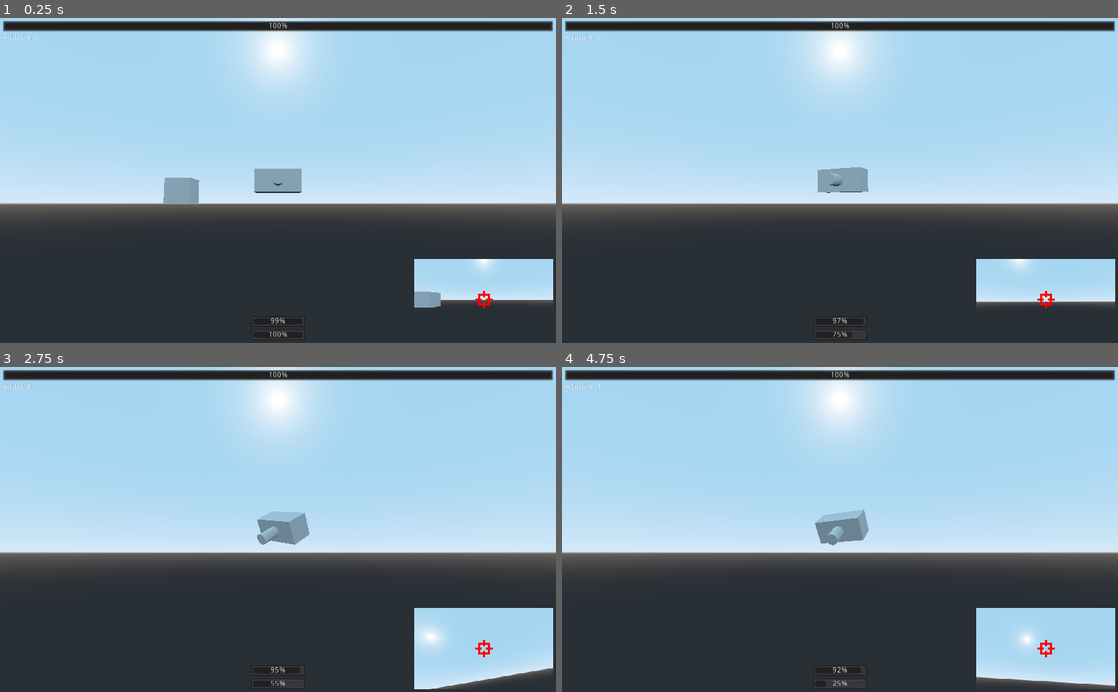
Above: before the commit, frames 1-4 (two rows, left to right).
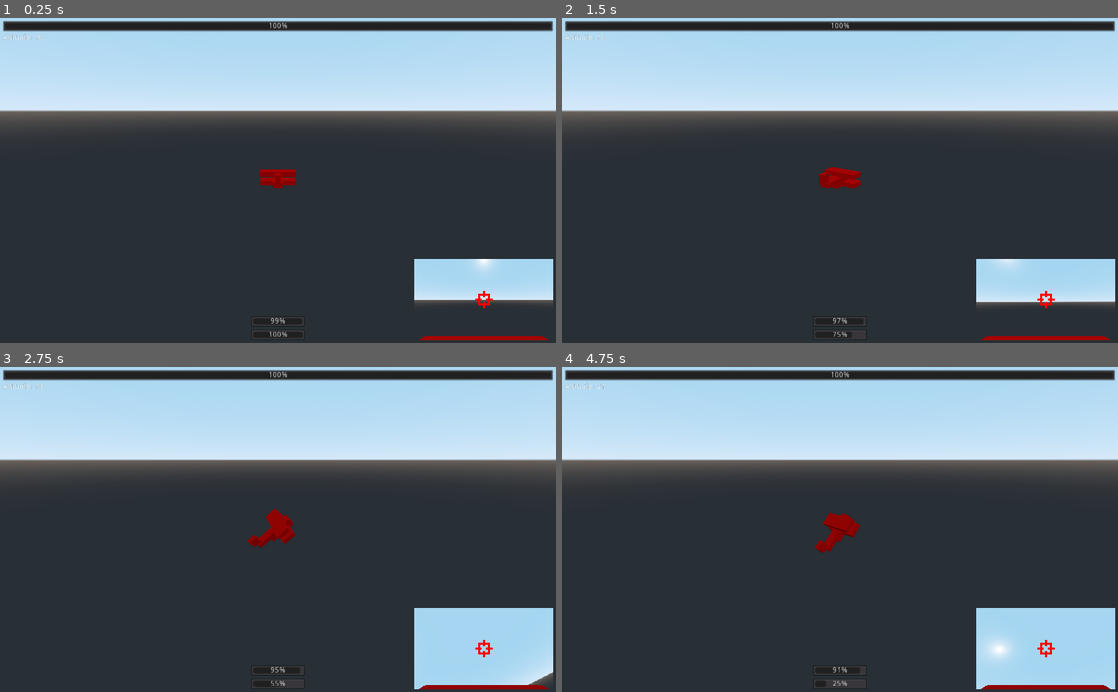
Above: after the commit, the same moments.

Repository: the-alex-g/Biplanes
Game: Godot game, scene res://Plane/PlaneHandler.tscn
Same seed, same stepped clock (60 frames per second), same inputs: the game is played once before the commit and once after it. This scene is started directly instead of the project's main scene.
Inputs:
- Up to frame 1 (0.25 s): no input
- Up to frame 2 (1.5 s): hold D (right) 0.53-1.28 s; hold Space (shoot) 0.53-1.28 s; hold S (down) from 1.28 s (still down); tap Space (shoot) at 1.35 s
- Up to frame 3 (2.75 s): release S (down) at 2.03 s; hold D (right) from 2.03 s (still down); hold Space (shoot) from 2.03 s (still down)
- Up to frame 4 (4.75 s): release D (right) at 2.78 s; release Space (shoot) at 2.78 s; hold Shift (thrust) 2.78-3.53 s; tap Space (shoot) at 2.85, 4.35 s; hold Space (shoot) 3.53-4.28 s; hold A (left) from 3.53 s (still down)

The runs differ from the first frame. In frame 1, 42% of the frame differs, in the area x 0-100%, y 0-100%; in frame 2, 42%; in frame 3, 43%; in frame 4, 43%.

Commit message:
Add plane meshes and ground

Diff:
--- a/project/Main/MasterHUD.tscn
+++ b/project/Main/MasterHUD.tscn
@@ -9,7 +9,14 @@
 anchor_right = 1.0
 anchor_bottom = 1.0
 
+[node name="ColorRect" type="ColorRect" parent="Control"]
+anchor_right = 1.0
+anchor_bottom = 1.0
+color = Color( 0, 0, 0, 1 )
+
 [node name="Viewport0" type="TextureRect" parent="Control"]
+margin_left = 5.0
+margin_top = 5.0
 margin_right = 40.0
 margin_bottom = 40.0
 
@@ -17,14 +24,18 @@
 anchor_left = 1.0
 anchor_right = 1.0
 margin_left = -40.0
+margin_top = 5.0
+margin_right = -5.0
 margin_bottom = 40.0
 grow_horizontal = 0
 
 [node name="Viewport2" type="TextureRect" parent="Control"]
 anchor_top = 1.0
 anchor_bottom = 1.0
+margin_left = 5.0
 margin_top = -40.0
 margin_right = 40.0
+margin_bottom = -5.0
 grow_vertical = 0
 
 [node name="Viewport3" type="TextureRect" parent="Control"]
@@ -34,5 +45,7 @@
 anchor_bottom = 1.0
 margin_left = -40.0
 margin_top = -40.0
+margin_right = -5.0
+margin_bottom = -5.0
 grow_horizontal = 0
 grow_vertical = 0
--- a/project/Main/World.gd
+++ b/project/Main/World.gd
@@ -12,17 +12,15 @@
 func add_planes(new_players:int)->void:
 	players = new_players
 
-	var plane_handler = load("res://Plane/PlaneHandler.tscn")
-
 	for player_id in players:
-		var plane_handler_inst = plane_handler.instance()
+		var plane_handler : PlaneHandler = load("res://Plane/PlaneHandler.tscn").instance()
 		var viewport : Viewport = get_node("Viewport" + str(player_id))
-		viewport.add_child(plane_handler_inst)
-		plane_handler_inst.set_deferred("player_id", player_id)
+		viewport.add_child(plane_handler)
+		plane_handler.set_deferred("player_id", player_id)
 		if players == 2:
-			viewport.size = Vector2(512, 600)
+			viewport.size = Vector2(502, 590)
 		elif players > 2:
-			viewport.size = Vector2(512, 300)
+			viewport.size = Vector2(502, 290)
 
 
 func _export_viewport_textures()->void:
--- a/project/Main/World.tscn
+++ b/project/Main/World.tscn
@@ -1,7 +1,10 @@
-[gd_scene load_steps=3 format=2]
+[gd_scene load_steps=4 format=2]
 
 [ext_resource path="res://Main/World.gd" type="Script" id=1]
 [ext_resource path="res://Main/MasterHUD.tscn" type="PackedScene" id=2]
+
+[sub_resource type="BoxShape" id=1]
+extents = Vector3( 500, 1, 500 )
 
 [node name="World" type="Spatial"]
 script = ExtResource( 1 )
@@ -21,4 +24,13 @@
 
 [node name="MasterHUD" parent="." instance=ExtResource( 2 )]
 
+[node name="StaticBody" type="StaticBody" parent="."]
+
+[node name="CollisionShape" type="CollisionShape" parent="StaticBody"]
+shape = SubResource( 1 )
+
+[node name="CSGBox" type="CSGBox" parent="StaticBody"]
+width = 1000.0
+depth = 1000.0
+
 [connection signal="export_viewport_texture" from="." to="MasterHUD" method="_on_World_export_viewport_texture"]
--- a/project/Plane/Biplane.gd
+++ b/project/Plane/Biplane.gd
@@ -6,16 +6,16 @@
 signal update_ammo(value)
 
 # turning speed in revolutions per second
-export var turn_speed := 0.6
-export var roll_speed := 2.0
-export var flight_speed := 20.0
+export var turn_speed := 1.0
+export var roll_speed := 1.5
+export var flight_speed := 30.0
 export (float, 0.0, 0.9) var lift_factor := 0.25
-export var gravity := 5.0
-export var accel_factor := 1.5
-export var deaccel_factor := 1.0
+export var gravity := 7.5
+export var accel_factor := 1.6
+export var deaccel_factor := 1.2
 export var secs_fuel := 60.0
 export var ammo := 20
-export var max_speed := 10.0
+export var max_speed := 45.0
 export var reload_time := 0.2
 export var gravity_mitigation := 19.0
 # damage per shot. Hah.
@@ -55,7 +55,9 @@
 	# the gravity mitigation is for ease of flight.
 	movement_vector.y -= (gravity - gravity_mitigation)
 
-	var _collision := move_and_collide(movement_vector * delta)
+	var collision := move_and_collide(movement_vector * delta)
+	if collision != null:
+		_death()
 
 	if secs_fuel > 0:
 		secs_fuel -= delta * _actual_speed / flight_speed
@@ -73,7 +75,6 @@
 
 func _calculate_rotation_inertia(yaw:float, pitch:float, roll:float, delta:float)->void:
 	var percent_total_speed := _actual_speed / flight_speed
-	print(percent_total_speed)
 
 	if yaw == 0 and _rotation_inertia.x != 0:
 		_rotation_inertia.x -= delta * sign(_rotation_inertia.x) * deaccel_factor
@@ -102,7 +103,7 @@
 	ammo -= 1
 	emit_signal("update_ammo", ammo)
 
-	for object in $CSGCylinder/FiringCone.get_overlapping_bodies():
+	for object in $Body/FiringCone.get_overlapping_bodies():
 		if object.has_method("damage"):
 			object.damage(dps)
 
@@ -114,8 +115,14 @@
 func damage(amount:int)->void:
 	health -= amount
 	if health <= 0:
-		secs_fuel = 0
-		ammo = 0
-		emit_signal("update_ammo", ammo)
-		emit_signal("update_fuel", secs_fuel)
+		_death()
 	emit_signal("update_health", health)
+
+
+func _death()->void:
+	secs_fuel = 0
+	ammo = 0
+	health = 0
+	emit_signal("update_ammo", ammo)
+	emit_signal("update_fuel", secs_fuel)
+	emit_signal("update_health", health)
--- a/project/Plane/Biplane.tscn
+++ b/project/Plane/Biplane.tscn
@@ -1,37 +1,38 @@
-[gd_scene load_steps=4 format=2]
+[gd_scene load_steps=6 format=2]
 
 [ext_resource path="res://Plane/Biplane.gd" type="Script" id=1]
+[ext_resource path="res://Plane/Meshes/Biplane.obj" type="ArrayMesh" id=2]
+[ext_resource path="res://Resources/PlaneMaterial.tres" type="Material" id=5]
 
-[sub_resource type="CylinderShape" id=1]
+[sub_resource type="BoxShape" id=3]
+extents = Vector3( 1, 1, 4 )
 
 [sub_resource type="ConvexPolygonShape" id=2]
-points = PoolVector3Array( 0, 2, 0, 1, 20, -1, 1, 20, 1, -1, 20, 1, -1, 20, -1 )
+points = PoolVector3Array( 0, 0, 0, 3, 80, -3, 3, 80, 3, -3, 80, 3, -3, 80, -3 )
 
 [node name="Biplane" type="KinematicBody"]
 script = ExtResource( 1 )
-deaccel_factor = 1.1
 gravity_mitigation = 0.0
 
 [node name="CollisionShape" type="CollisionShape" parent="."]
-shape = SubResource( 1 )
+transform = Transform( 1, 0, 0, 0, 1, 0, 0, 0, 1, 0, 1, 1 )
+shape = SubResource( 3 )
 
-[node name="CSGCylinder" type="CSGCylinder" parent="."]
-transform = Transform( 1, 0, 0, 0, -4.37114e-08, 1, 0, -1, -4.37114e-08, 0, 0, 0.500051 )
-radius = 0.25
+[node name="Body" type="CSGMesh" parent="."]
+transform = Transform( -4.37114e-08, 1.06581e-14, -1, 0, 1, 1.06581e-14, 1, 4.6588e-22, -4.37114e-08, 0, 0, 0.500051 )
+mesh = ExtResource( 2 )
+material = ExtResource( 5 )
 
-[node name="CSGBox" type="CSGBox" parent="CSGCylinder"]
-transform = Transform( 1, 0, 0, 0, 1, 0, 0, 0, 1, 0, 0.800651, 3.49976e-08 )
-height = 1.0
-depth = 1.0
+[node name="FlyerCamera" type="Camera" parent="Body"]
+transform = Transform( -4.37114e-08, 0, 1, 1.06581e-14, 1, 4.6588e-22, -1, 1.06581e-14, -4.37114e-08, -3, 1.62362, 1.31134e-07 )
+current = true
+far = 1000.0
 
-[node name="FlyerCamera" type="Camera" parent="CSGCylinder"]
-transform = Transform( 1, 0, 0, 0, -4.37114e-08, -1, 0, 1, -4.37114e-08, 0, 1.12095, 4.89984e-08 )
-current = true
+[node name="FiringCone" type="Area" parent="Body"]
+transform = Transform( -4.37114e-08, -1, -4.37114e-08, 1.06581e-14, -4.37114e-08, 1, -1, 4.37114e-08, 1.25688e-14, -7, -2, 3.0598e-07 )
 
-[node name="FiringCone" type="Area" parent="CSGCylinder"]
-
-[node name="CollisionShape" type="CollisionShape" parent="CSGCylinder/FiringCone"]
-transform = Transform( 1, 0, 0, 0, 1, 0, 0, 0, 1, 0, 0, 0.264291 )
+[node name="CollisionShape" type="CollisionShape" parent="Body/FiringCone"]
+transform = Transform( 1, 0, 0, 0, 1, 0, 0, 0, 1, 0, -2, 2.26429 )
 shape = SubResource( 2 )
 
 [node name="ReloadTimer" type="Timer" parent="."]
--- a/project/Plane/PlaneHandler.gd
+++ b/project/Plane/PlaneHandler.gd
@@ -7,8 +7,8 @@
 signal update_ammo(value)
 signal update_health(value)
 
-export var camera_distance_from_plane := 10.0
-export var camera_vertical_offset := -1.0
+export var camera_distance_from_plane := 50.0
+export var camera_vertical_offset := 15.0
 
 onready var _camera : Camera = $MainCamera
 onready var _plane = $PilotViewport/Biplane
@@ -16,10 +16,6 @@
 
 var plane_position : Vector3 setget ,_get_plane_position
 var player_id : int setget _set_player_id
-
-
-func _ready()->void:
-	_plane.translation.x = 10 * player_id
 
 
 func _process(_delta:float)->void:
--- a/project/Plane/PlaneHandler.tscn
+++ b/project/Plane/PlaneHandler.tscn
@@ -9,17 +9,17 @@
 
 [node name="MainCamera" type="Camera" parent="."]
 current = true
+far = 1000.0
 
 [node name="PilotViewport" type="Viewport" parent="."]
 size = Vector2( 256, 150 )
 render_target_v_flip = true
 
 [node name="Biplane" parent="PilotViewport" instance=ExtResource( 1 )]
+transform = Transform( 1, 0, 0, 0, 1, 0, 0, 0, 1, 0, 50, 0 )
+deaccel_factor = 1.2
 
 [node name="PlaneHUD" parent="." instance=ExtResource( 3 )]
-
-[node name="CSGBox" type="CSGBox" parent="."]
-transform = Transform( 1, 0, 0, 0, 1, 0, 0, 0, 1, -7.77676, 0, -13.8669 )
 
 [connection signal="update_altitude" from="." to="PlaneHUD" method="_on_PlaneHandler_update_altitude"]
 [connection signal="update_ammo" from="." to="PlaneHUD" method="_on_PlaneHandler_update_ammo"]
--- /dev/null
+++ b/project/Resources/PlaneMaterial.tres
@@ -0,0 +1,4 @@
+[gd_resource type="SpatialMaterial" format=2]
+
+[resource]
+albedo_color = Color( 1, 0, 0, 1 )
Not shown, added: project/Plane/Meshes/Biplane.obj
Not shown, added: project/Plane/Meshes/Biplane.obj.import
Not shown, added: project/Plane/Meshes/Front.obj
Not shown, added: project/Plane/Meshes/Front.obj.import
Not shown, added: project/Plane/Meshes/Tail.obj
Not shown, added: project/Plane/Meshes/Tail.obj.import
Not shown, added: project/Plane/Meshes/Wing.obj
Not shown, added: project/Plane/Meshes/Wing.obj.import
